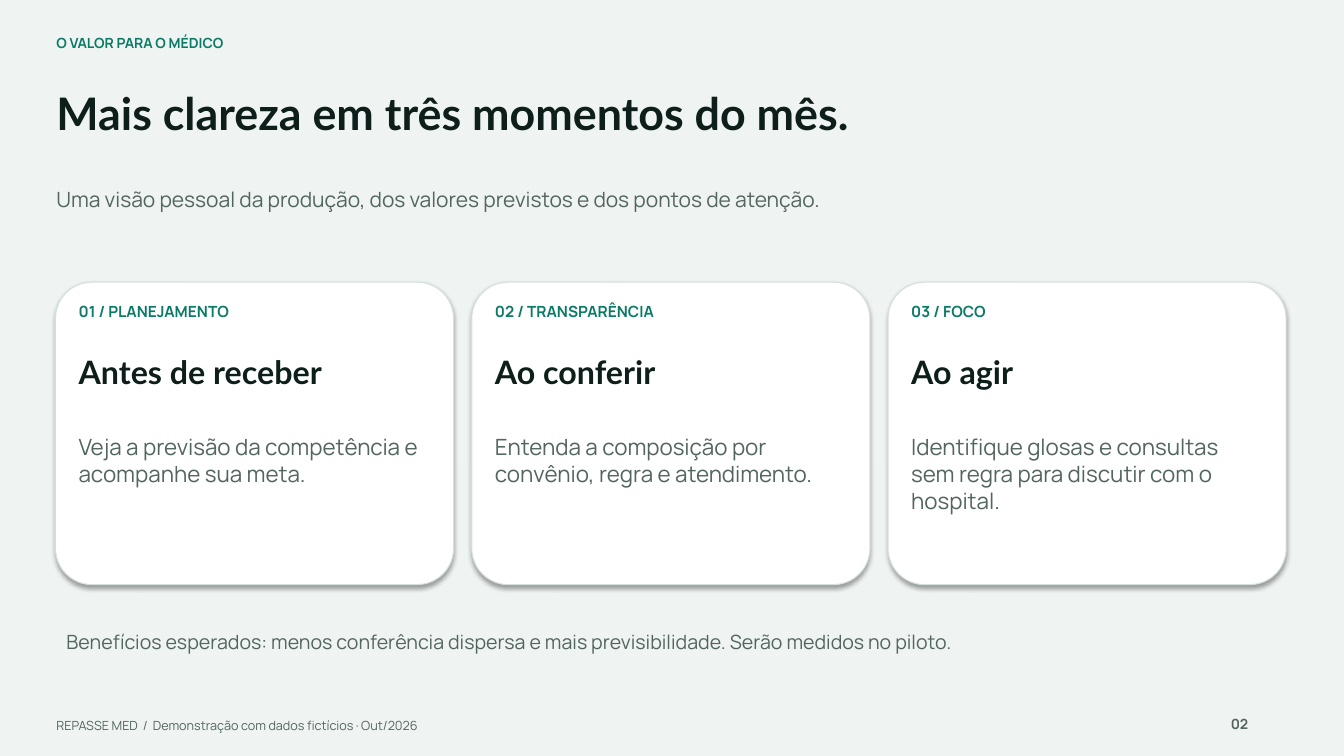
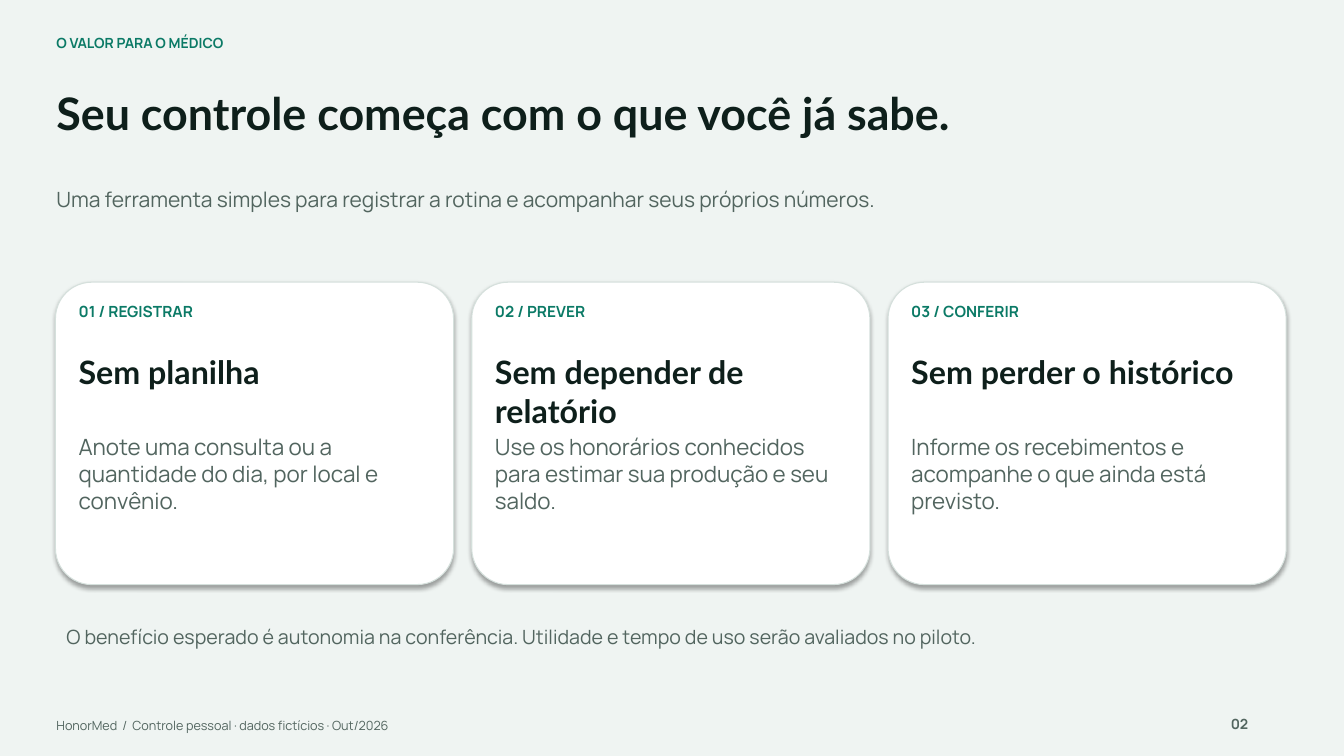
Before and after one commit to Gor0d/HonorMed, a slide deck: slide 2 of docs/apresentacao/Repasse_MED_Apresentacao_Medicos.pptx. Drawn at 1344x756 pixels with LibreOffice and Linux fonts; fonts in the diff are those of the drawing. Boxes give left, top, right and bottom in pixels: in the first picture for what was removed or moved away, otherwise in the second. Text is boxed around its words. In the diff, an @@ line names an element or a change of style, - is before the commit and + after.

```diff
--- a/docs/apresentacao/Repasse_MED_Apresentacao_Medicos.pptx
+++ b/docs/apresentacao/Repasse_MED_Apresentacao_Medicos.pptx
@@ text at <box>56,96,949,138</box>: text changed @@
-Mais clareza em três momentos do mês.
+Seu controle começa com o que você já sabe.
@@ text at <box>56,190,875,213</box>: text changed @@
-Uma visão pessoal da produção, dos valores previstos e dos pontos de atenção.
+Uma ferramenta simples para registrar a rotina e acompanhar seus próprios números.
@@ text at <box>79,305,193,318</box>: text changed @@
-01 / PLANEJAMENTO
+01 / REGISTRAR
@@ text at <box>495,305,585,318</box>: text changed @@
-02 / TRANSPARÊNCIA
+02 / PREVER
@@ text at <box>911,305,1019,318</box>: text changed @@
-03 / FOCO
+03 / CONFERIR
@@ text at <box>79,360,259,390</box>: text changed @@
-Antes de receber
+Sem planilha
@@ text at <box>495,360,743,424</box>: text changed @@
-Ao conferir
+Sem depender de relatório
@@ text at <box>911,360,1234,390</box>: text changed @@
-Ao agir
+Sem perder o histórico
@@ text at <box>79,438,378,510</box>: text changed @@
-Veja a previsão da competência e acompanhe sua meta.
+Anote uma consulta ou a quantidade do dia, por local e convênio.
@@ text at <box>495,437,828,510</box>: text changed @@
-Entenda a composição por convênio, regra e atendimento.
+Use os honorários conhecidos para estimar sua produção e seu saldo.
@@ text at <box>911,438,1206,515</box>: text changed @@
-Identifique glosas e consultas sem regra para discutir com o hospital.
+Informe os recebimentos e acompanhe o que ainda está previsto.
@@ text at <box>66,628,976,649</box>: text changed @@
-Benefícios esperados: menos conferência dispersa e mais previsibilidade. Serão medidos no piloto.
+O benefício esperado é autonomia na conferência. Utilidade e tempo de uso serão avaliados no piloto.
@@ text at <box>56,720,388,733</box>: text changed @@
-REPASSE MED / Demonstração com dados fictícios · Out/2026
+HonorMed / Controle pessoal · dados fictícios · Out/2026
```
Also in this commit, not shown: 9 other slides changed, 6 slides added, 6 slides removed, 18 other files.
